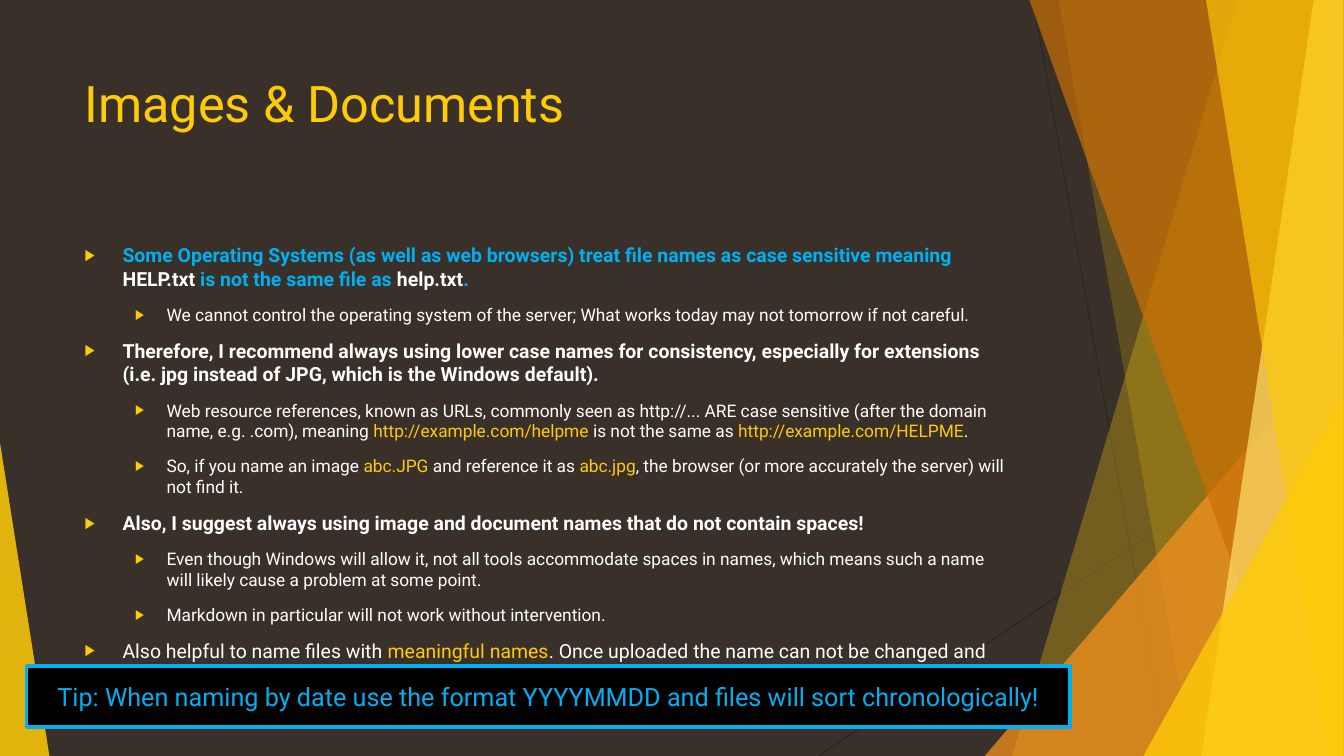
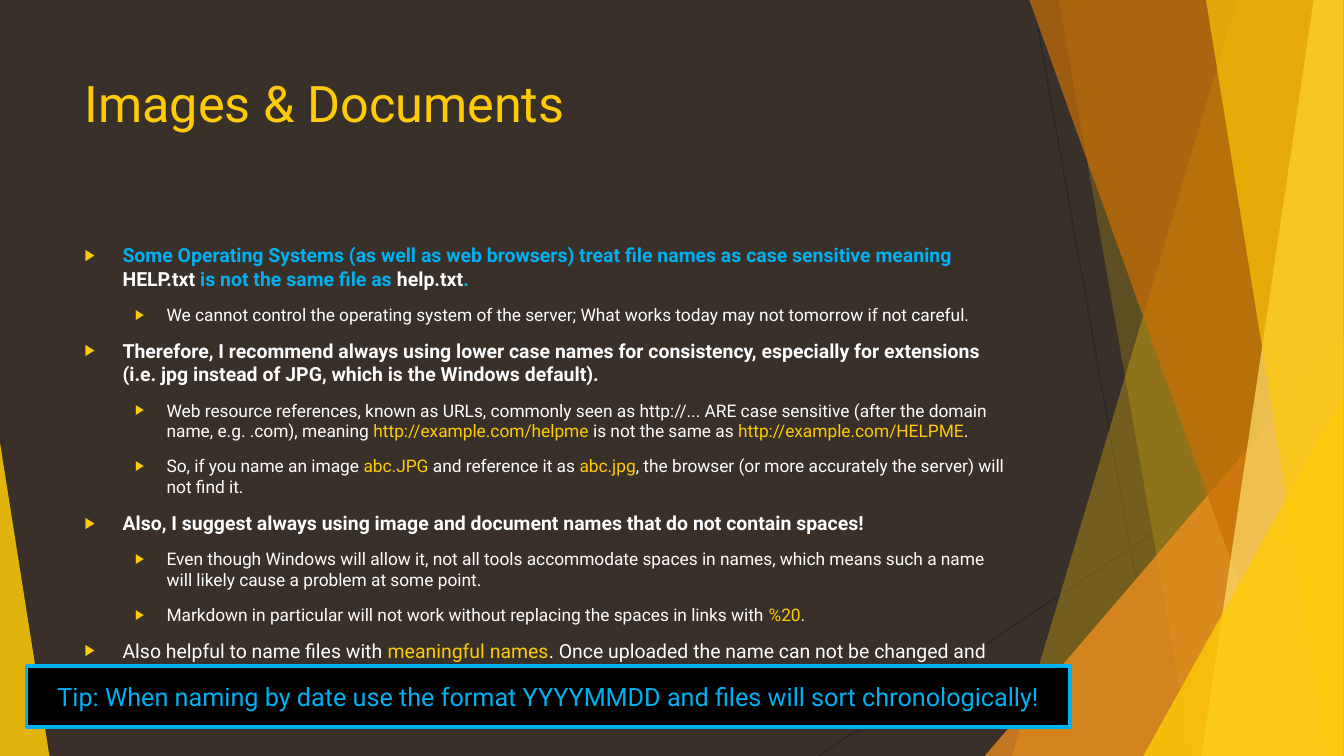
Before and after one commit to CanyonCasa/HomebrewCMS, a slide deck: slide 18 of documentation/HomebrewCMS.pptx (slide 16 before the commit). Drawn at 1344x756 pixels with LibreOffice and Linux fonts; fonts in the diff are those of the drawing. Boxes give left, top, right and bottom in pixels: in the first picture for what was removed or moved away, otherwise in the second. Text is boxed around its words. In the diff, an @@ line names an element or a change of style, - is before the commit and + after.

```diff
--- a/documentation/HomebrewCMS.pptx
+++ b/documentation/HomebrewCMS.pptx
@@ text at bbox=[123, 608, 985, 668]: text changed @@
-  ▶ Markdown in particular will not work without intervention.
-▶ Also helpful to name files with meaningful names. Once uploaded the name can not be changed and it’s hard to find a file in a folder with a large number of files named img_xxxx.jpg.
+  ▶ Markdown in particular will not work without replacing the spaces in links with %20.
+▶ Also helpful to name files with meaningful names. Once uploaded the name can not be changed and it’s hard to find/reference a file in a folder with a large number of files named img_xxxx.jpg.
```
Also in this commit, not shown: 15 other slides changed, 3 slides added, 1 other file.
